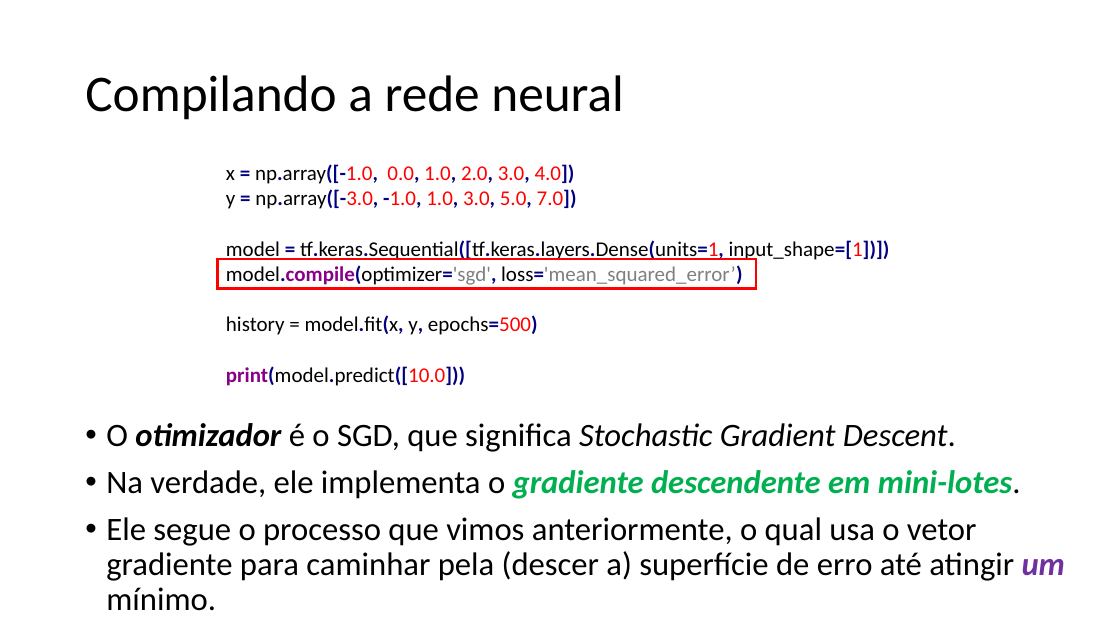
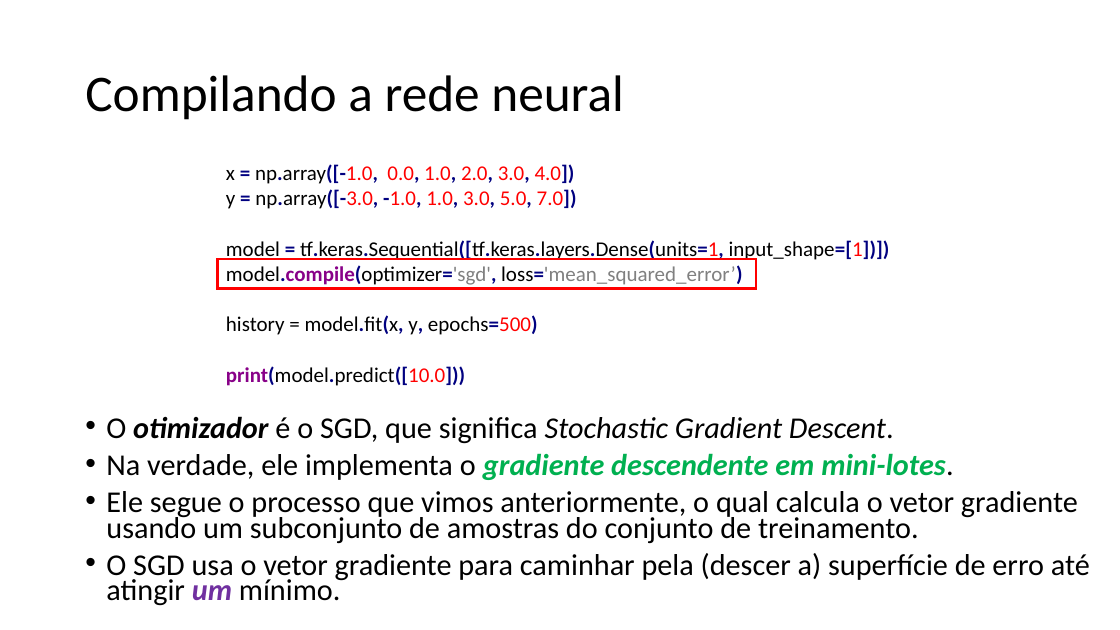
Before and after one commit to zz4fap/tp557-iot-ml, a slide deck: slide 20 of slides/TP557_7_Regressão_com_DNNs_parte_I.pptx (slide 19 before the commit). Drawn at 1120x630 pixels with LibreOffice and Linux fonts; fonts in the diff are those of the drawing. Boxes give left, top, right and bottom in pixels: in the first picture for what was removed or moved away, otherwise in the second. Text is boxed around its words. In the diff, an @@ line names an element or a change of style, - is before the commit and + after.

```diff
--- a/slides/TP557_7_Regressão_com_DNNs_parte_I.pptx
+++ b/slides/TP557_7_Regressão_com_DNNs_parte_I.pptx
@@ text at box(106, 416, 954, 480): size 28 to 25.9 pt in "O otimizador é o SGD, que significa ...", "Na verdade, ele implementa o gradiente descendente ..."; line spacing 0.9 to 0.7 @@
@@ text at box(106, 491, 1090, 606): text changed; size 28 to 25.9 pt @@
-• Ele segue o processo que vimos anteriormente, o qual usa o vetor gradiente para caminhar pela (descer a) superfície de erro até atingir um mínimo.
+• Ele segue o processo que vimos anteriormente, o qual calcula o vetor gradiente usando um subconjunto de amostras do conjunto de treinamento.
+• O SGD usa o vetor gradiente para caminhar pela (descer a) superfície de erro até atingir um mínimo.
```
Also in this commit, not shown: 11 other slides changed, 1 slide added.
